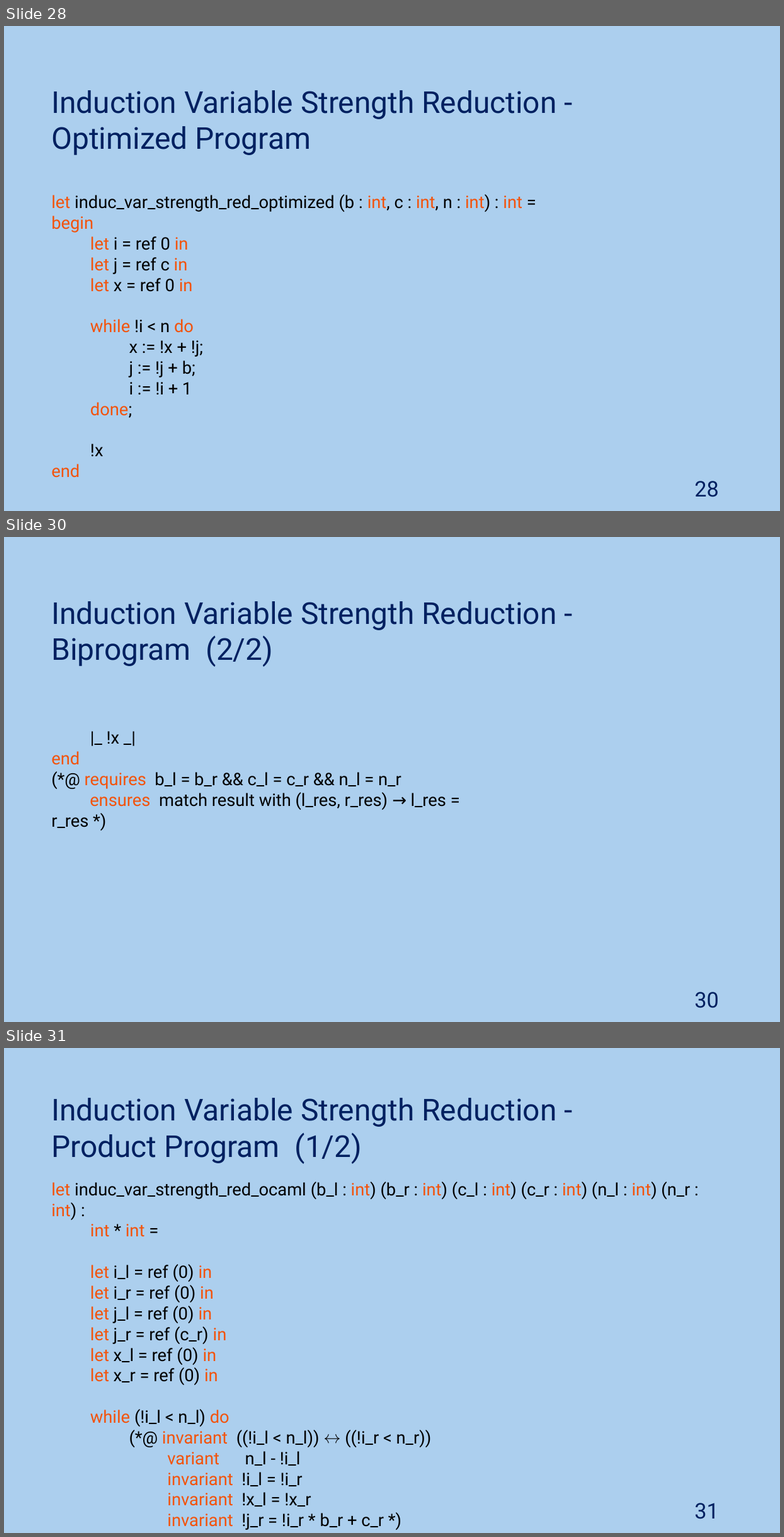
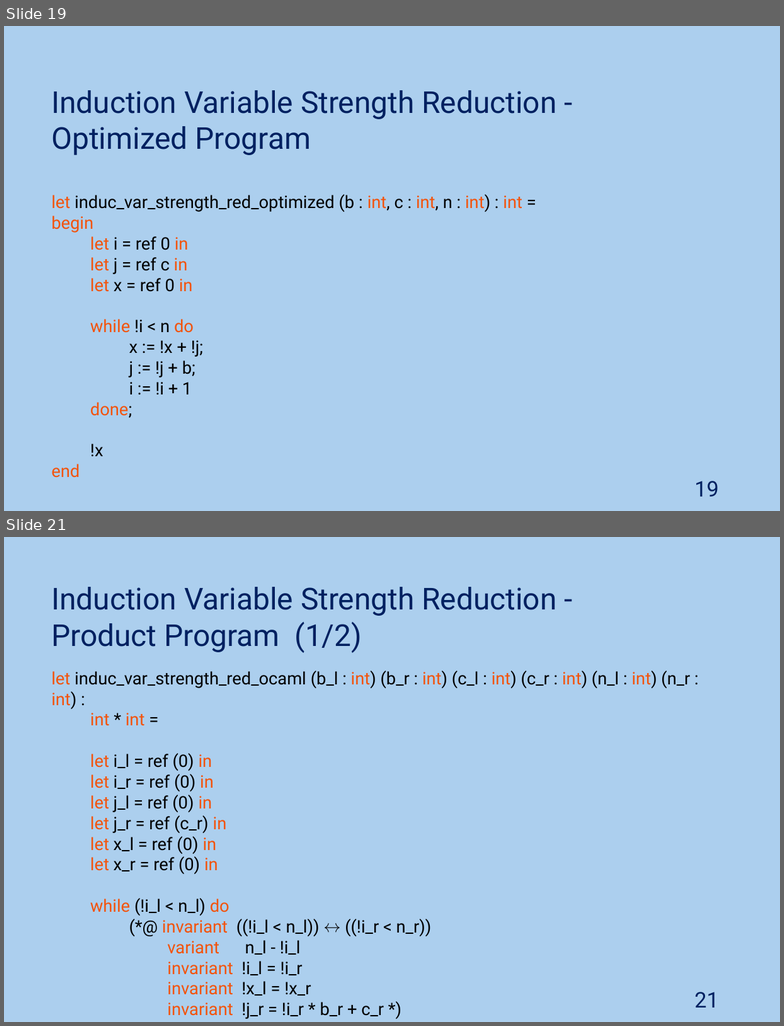
Before and after one commit to JoaoNini75/MasterThesis, a slide deck: tese/presentation/Ap Tese.pptx. Shown one above the other, each under a label of ours: slides 28, 30 and 31 before the commit, slides 19 and 21 after it; the slides between them are not shown. The pictures are 784x1537 and 784x1026 pixels, drawn with LibreOffice and Linux fonts; fonts in the diff are those of the drawing. Boxes give left, top, right and bottom in pixels: in the first picture for what was removed or moved away, otherwise in the second. Text is boxed around its words. In the diff, an @@ line names an element or a change of style, - is before the commit and + after.

```diff
--- a/tese/presentation/Ap Tese.pptx
+++ b/tese/presentation/Ap Tese.pptx
@@ slide 30 removed at bbox=[4, 537, 780, 1022], background #ACCFEE @@
@@ text removed at bbox=[51, 601, 557, 667] @@
-Induction Variable Strength Reduction -
-Biprogram (2/2)
@@ text removed at bbox=[51, 731, 447, 810] @@
-|_ !x _|
-end
-(*@ requires b_l = b_r && c_l = c_r && n_l = n_r
-ensures match result with (l_res, r_res) → l_res = r_res *)
@@ page number removed at bbox=[694, 992, 718, 1008] @@
-30
@@ what was slide 28 is now slide 19 @@
@@ page number at bbox=[694, 481, 718, 497]: text changed @@
-28
+19
@@ what was slide 31 is now slide 21 @@
@@ page number at bbox=[694, 992, 718, 1008]: text changed @@
-31
+21
```
Also in this commit, not shown: 4 slides changed, 4 slides added, 12 other slides removed.
